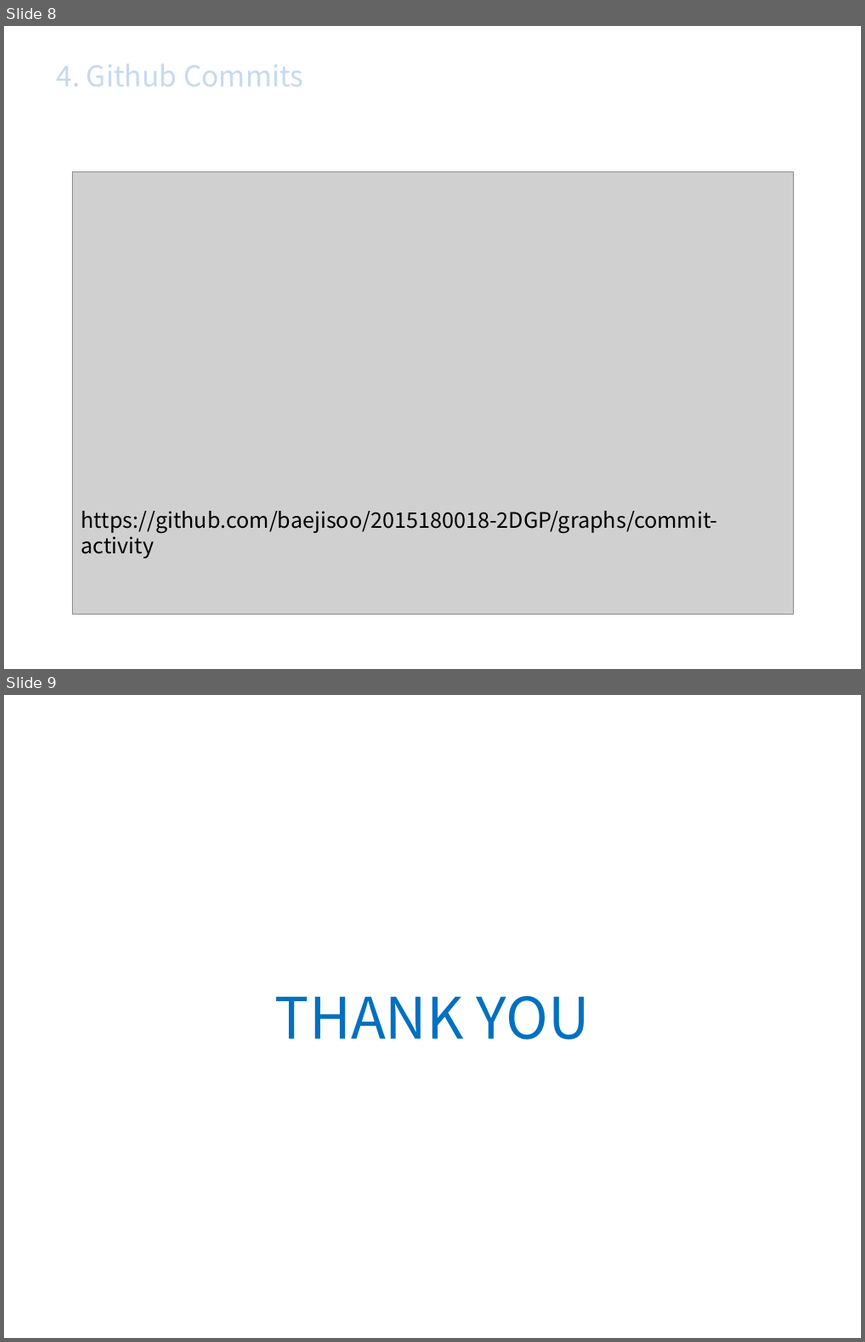
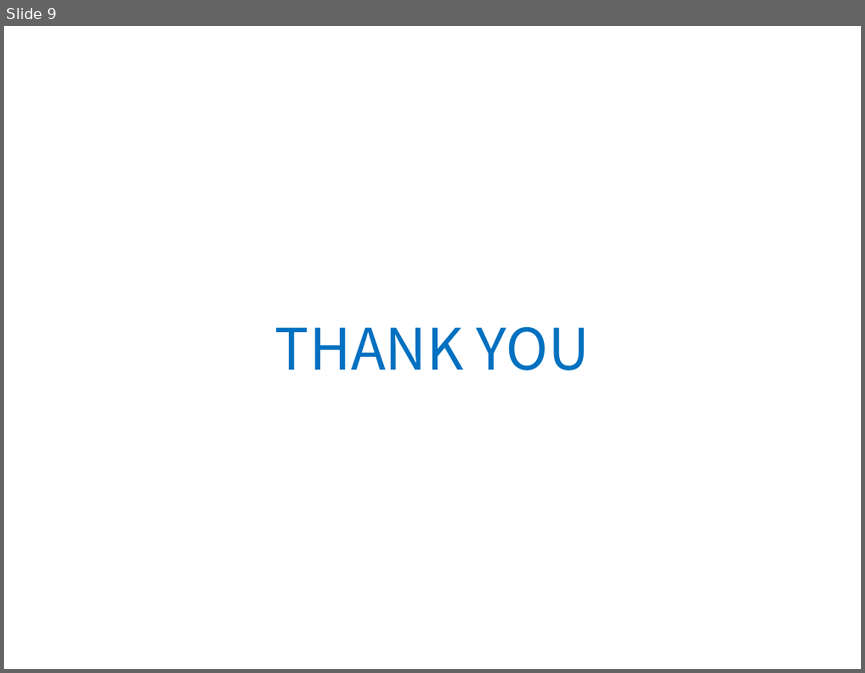
Before and after one commit to baejisoo/2015180018-2DGP, a slide deck: 2015180018_배지수_BROFORCE_최종발표.pptx. Shown one above the other, each under a label of ours: slides 8 and 9 before the commit, slide 9 after it. The pictures are 865x1342 and 865x673 pixels, drawn with LibreOffice and Linux fonts; fonts in the diff are those of the drawing; grey boxes stand for pictures; background and template pictures are left out. Boxes give left, top, right and bottom in pixels: in the first picture for what was removed or moved away, otherwise in the second. Text is boxed around its words. In the diff, an @@ line names an element or a change of style, - is before the commit and + after.

```diff
--- a/2015180018_배지수_BROFORCE_최종발표.pptx
+++ b/2015180018_배지수_BROFORCE_최종발표.pptx
@@ slide 8 removed at [4,26,861,669], background picture (left out) @@
@@ text removed at [56,63,303,86] @@
-4. Github Commits
@@ picture removed at [73,171,793,613] @@
@@ text removed at [81,510,718,558] @@
-https://github.com/baejisoo/2015180018-2DGP/graphs/commit-activity
```
Also in this commit, not shown: 2 slides changed, 3 slides added, 2 other slides removed, 36 other files.
